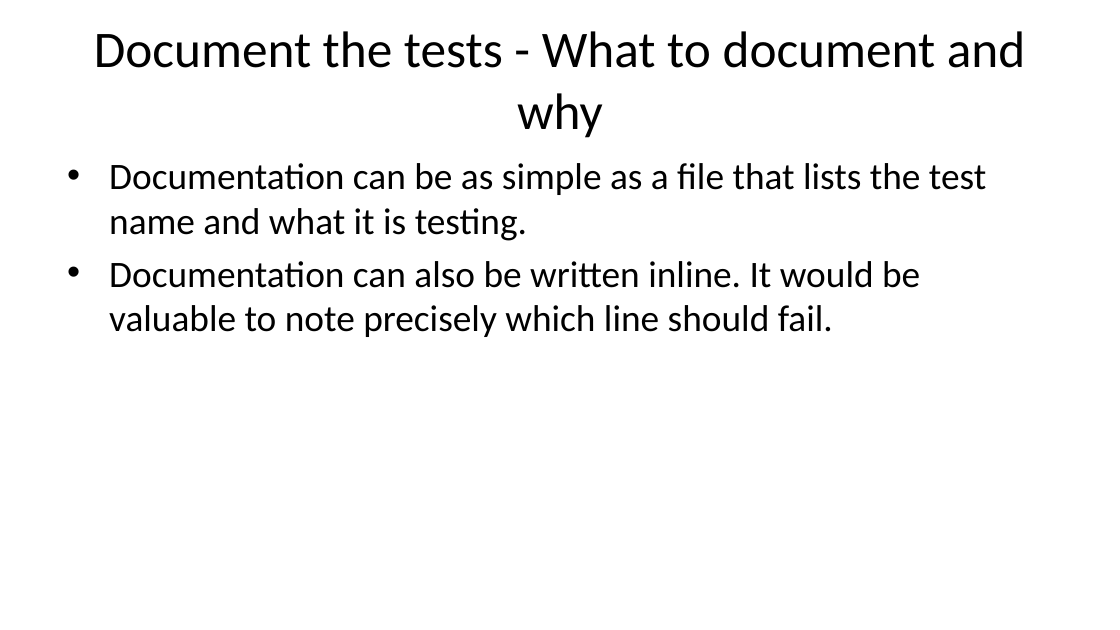
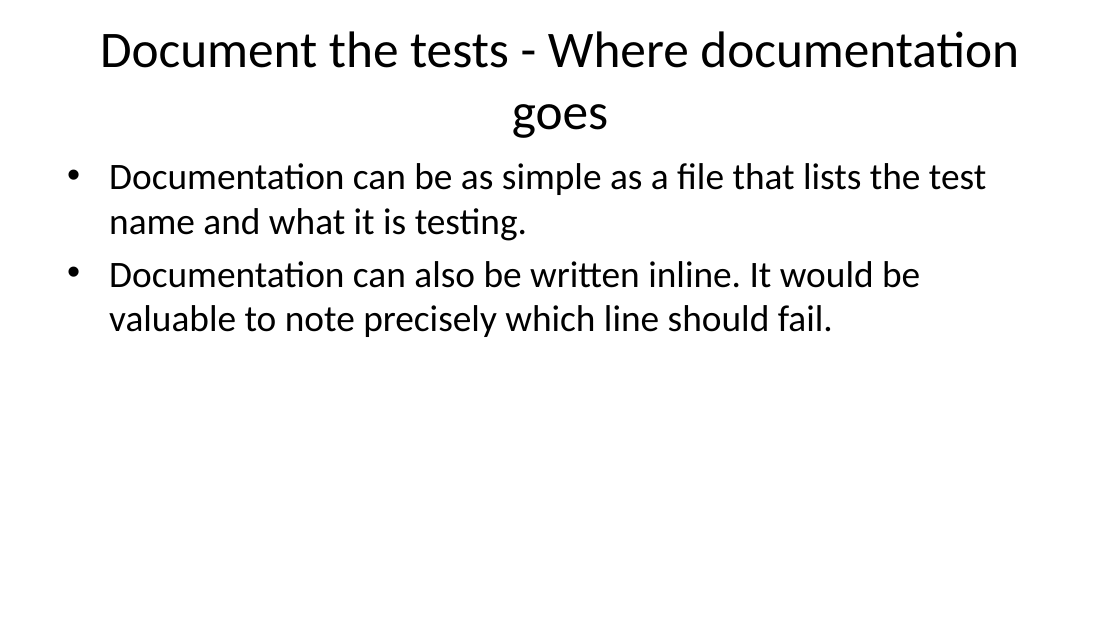
Before and after one commit to sbn-psi/dmsp, a slide deck: slide 21 of LDDTesting/stone-LDDTestingTechniques.pptx (slide 20 before the commit). Drawn at 1120x630 pixels with LibreOffice and Linux fonts; fonts in the diff are those of the drawing. Boxes give left, top, right and bottom in pixels: in the first picture for what was removed or moved away, otherwise in the second. Text is boxed around its words. In the diff, an @@ line names an element or a change of style, - is before the commit and + after.

```diff
--- a/LDDTesting/stone-LDDTestingTechniques.pptx
+++ b/LDDTesting/stone-LDDTestingTechniques.pptx
@@ title at box(100, 31, 1019, 138): text changed @@
-Document the tests - What to document and why
+Document the tests - Where documentation goes
```
Also in this commit, not shown: 1 other slide changed, 1 slide added, 2 other files.
